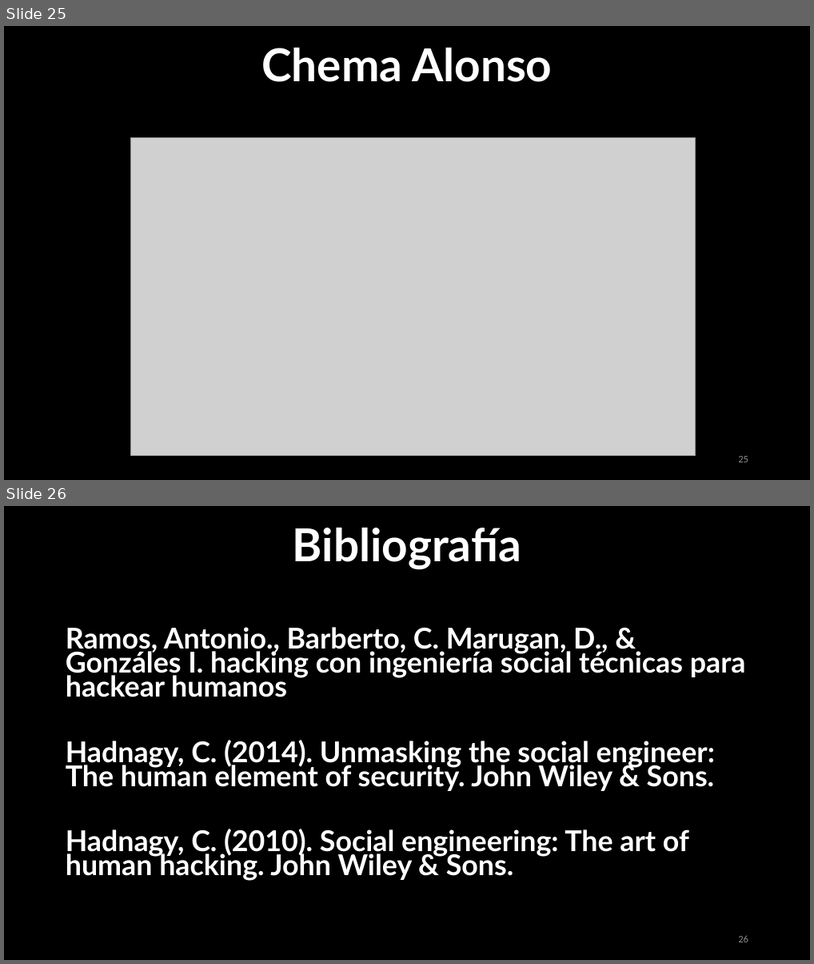
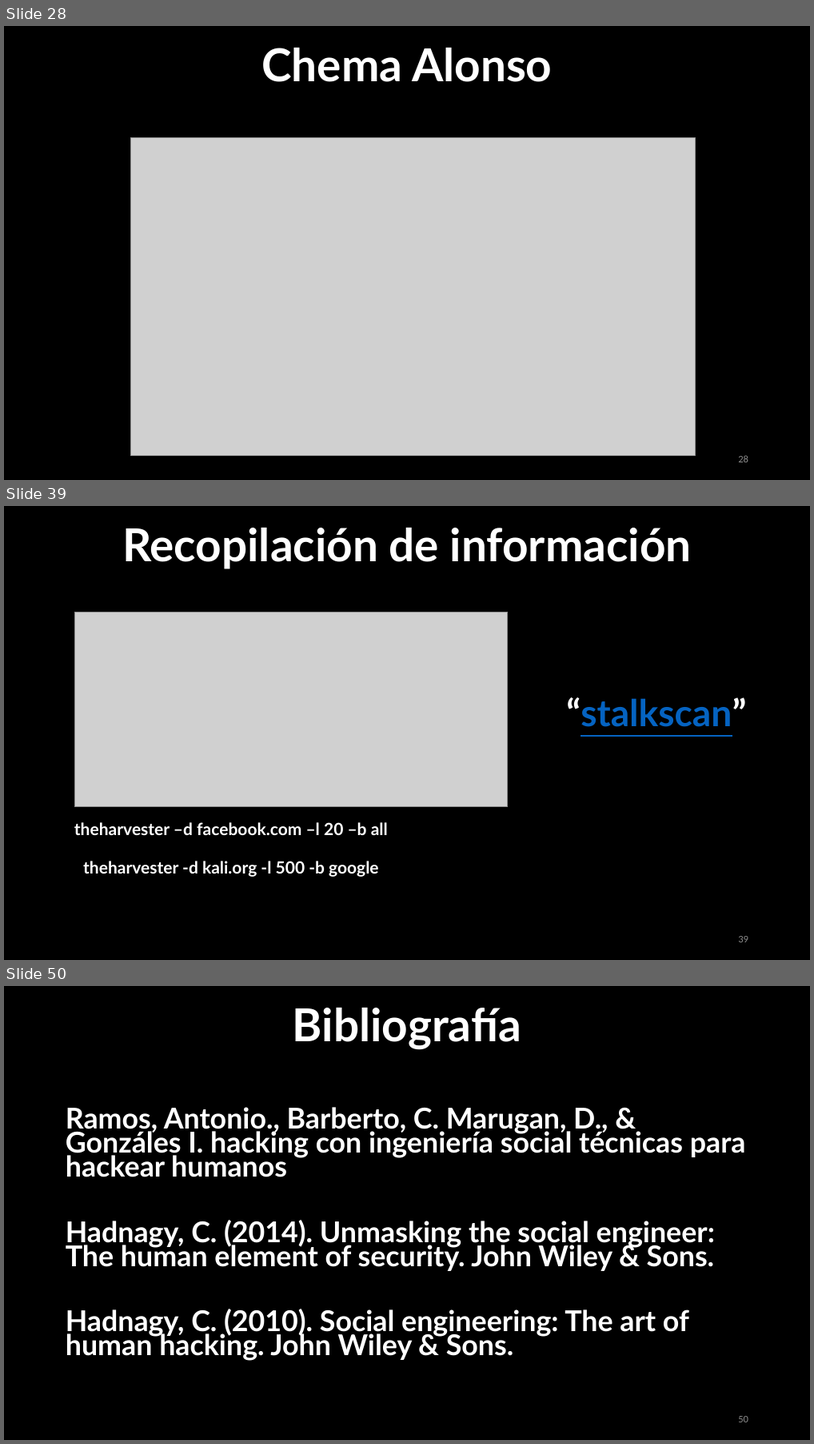
Before and after one commit to urcuqui/WhiteHat, a slide deck: My courses/Club Hack1ng/Social Engineering/2018-2/sesion1.pptx. Shown one above the other, each under a label of ours: slides 25 and 26 before the commit, slides 28, 39 and 50 after it; the slides between them are not shown. The pictures are 814x964 and 814x1444 pixels, drawn with LibreOffice and Linux fonts; fonts in the diff are those of the drawing; grey boxes stand for pictures. Boxes give left, top, right and bottom in pixels: in the first picture for what was removed or moved away, otherwise in the second. Text is boxed around its words. In the diff, an @@ line names an element or a change of style, - is before the commit and + after.

```diff
--- a/My courses/Club Hack1ng/Social Engineering/2018-2/sesion1.pptx
+++ b/My courses/Club Hack1ng/Social Engineering/2018-2/sesion1.pptx
@@ slide 39 added at (4,506,810,960), background #000000 @@
@@ text added at (122,528,692,569), 54 pt, text #FFFFFF, bold @@
+Recopilación de información
@@ picture added at (74,612,508,807) @@
@@ text added at (566,697,746,727), 44 pt, text #0563C1, bold, underline @@
+“stalkscan”
@@ text added at (74,822,388,835), 20 pt, text #FFFFFF, bold @@
+theharvester –d facebook.com –l 20 –b all
@@ text added at (83,860,379,876), 20 pt, text #FFFFFF, bold @@
+theharvester -d kali.org -l 500 -b google
@@ page number added at (738,936,749,942), 12 pt, text #8C8C8C @@
+39
@@ what was slide 25 is now slide 28 @@
@@ what was slide 26 is now slide 50 @@
@@ page number at (738,1416,749,1422): text changed @@
-26
+50
```
Also in this commit, not shown: 3 slides changed, 23 other slides added.
